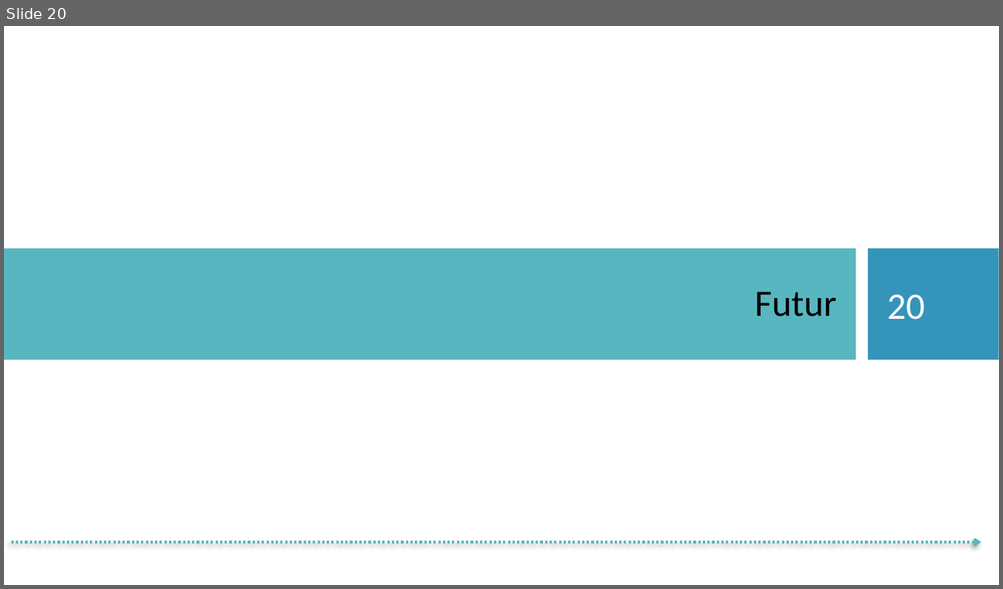
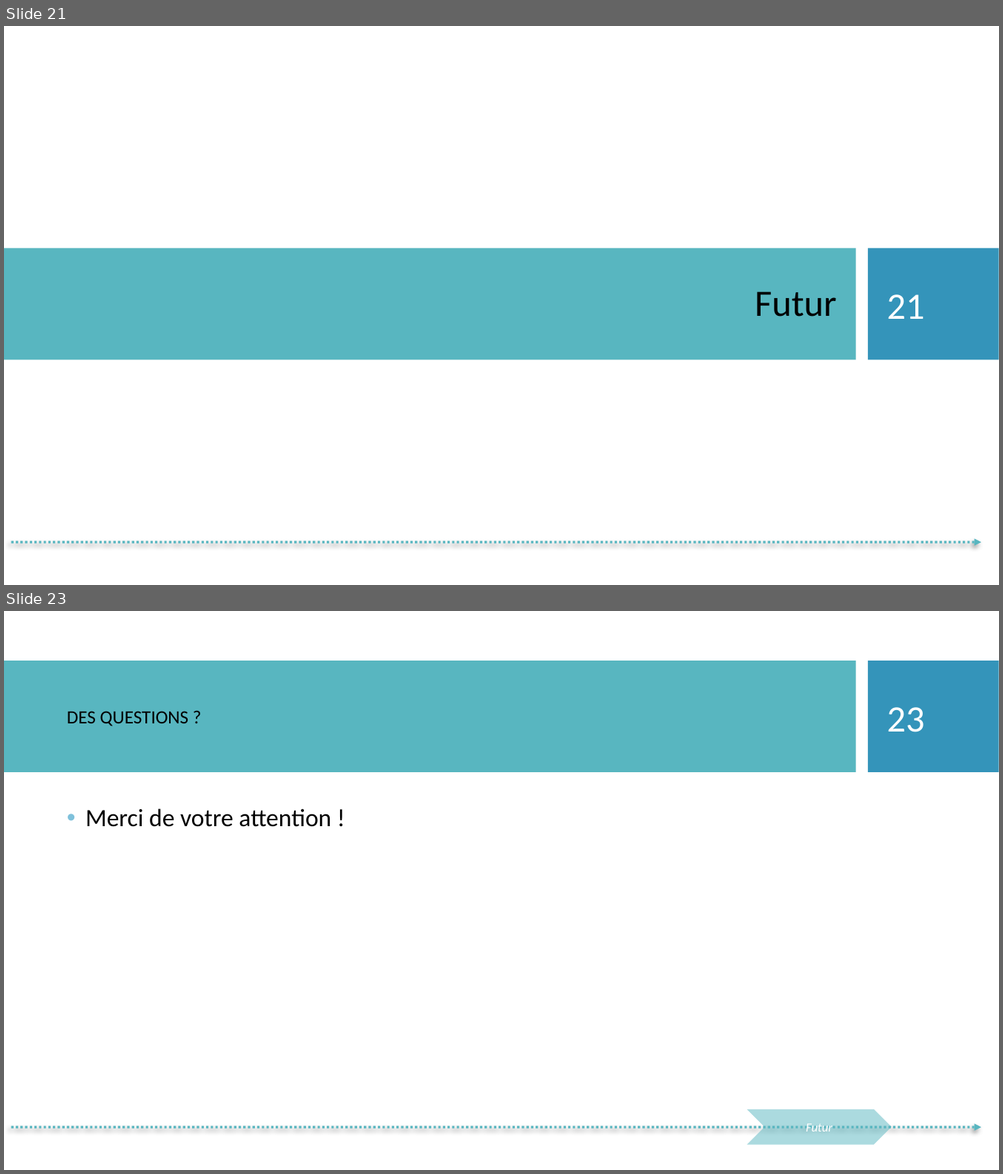
Before and after one commit to vinhphuctr/ASPE, a slide deck: communication/CommCryptologieV1.pptx. Shown one above the other, each under a label of ours: slide 20 before the commit, slides 21 and 23 after it; the slides between them are not shown. The pictures are 1003x589 and 1003x1174 pixels, drawn with LibreOffice and Linux fonts; fonts in the diff are those of the drawing; background and template pictures are left out. Boxes give left, top, right and bottom in pixels: in the first picture for what was removed or moved away, otherwise in the second. Text is boxed around its words. In the diff, an @@ line names an element or a change of style, - is before the commit and + after.

```diff
--- a/communication/CommCryptologieV1.pptx
+++ b/communication/CommCryptologieV1.pptx
@@ slide 23 added at (4, 611, 999, 1170), background picture (left out); not listed: 1 template element that a slide beside it also shows @@
@@ rectangle added at (4, 661, 855, 773), fill #58B6C0 @@
@@ rectangle added at (868, 661, 999, 773), fill #3494BA @@
@@ text added at (67, 711, 189, 726), 18 pt, text #000000 @@
+DES QUESTIONS ?
@@ page number added at (887, 707, 925, 732), 36 pt, text #FFFFFF @@
+23
@@ text added at (85, 809, 331, 827), 24 pt, text #000000 @@
+• Merci de votre attention !
@@ chevron added at (747, 1110, 892, 1145), fill #58B6C0 at 50% opacity, 12 pt, text #FFFFFF, italic @@
+Futur
@@ what was slide 20 is now slide 21 @@
@@ page number at (887, 295, 925, 319): text changed @@
-20
+21
```
Also in this commit, not shown: 19 other slides changed, 2 other slides added, 2 slides removed.
